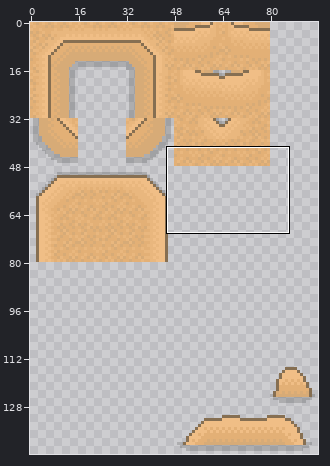
File history of a sprite sheet, graphics/structures/desert_structures.png. The picture above shows the old version from afar; the outline marks the close-up.
Close-up. The starting point:
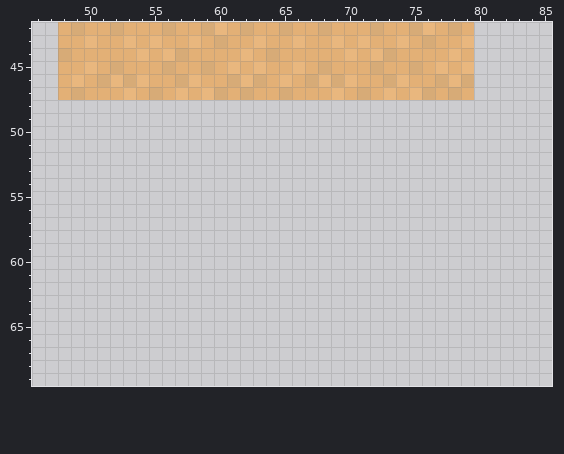
The file is 96x144 pixels. Shown: x 46..85, y 42..69.
Now the later version:
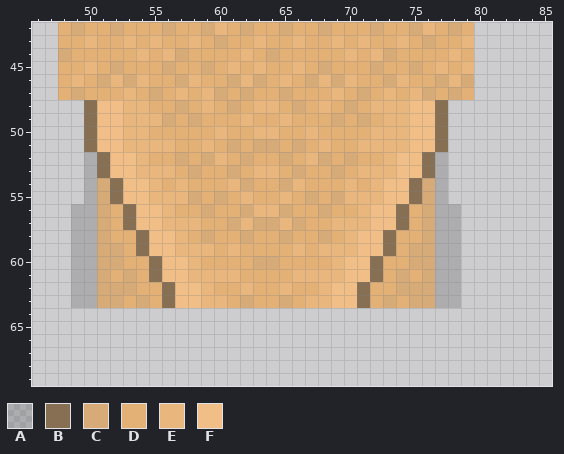
Palette (. is transparent): A #00030028  B #866f52  C #d7ab77  D #e3b076  E #e9b77e  F #f0be86
The commit says: Continue to work on forbidden desert art and map
Difference:
{"y":48,"x":50,"old":"............................","new":"BFFEEDDCDEDCDEEDCDEDCDEEEFFB"}
{"y":49,"x":50,"old":"............................","new":"BFFEEECDCDDDEDDEDDDCDCDEEFFB"}
{"y":50,"x":50,"old":"............................","new":"BFFEEDDDDDEDDEEDDEDDDDEEEFFB"}
{"y":51,"x":50,"old":"............................","new":"BFFEEEEDDEDCDCCDCDEDDEEEEFFB"}
{"y":52,"x":50,"old":"............................","new":"ABFFEDDCDCEDCDDCDECDCDDEFFBA"}
{"y":53,"x":50,"old":"............................","new":"ABFFEEEDCDDCDEEDCDDCDEEEFFBA"}
{"y":54,"x":50,"old":"............................","new":"ACBFFEDEDDDECDDCEDDDEDEFFBCA"}
{"y":55,"x":50,"old":"............................","new":"ACBFFEEECDCDEDDEDCDCEEEFFBCA"}
{"y":56,"x":49,"old":"..............................","new":"AACDBFFEDDCDDCEECDDCDDEFFBDCAA"}
{"y":57,"x":49,"old":"..............................","new":"AACDBFFEEEDDCECCECDDEEEFFBDCAA"}
{"y":58,"x":49,"old":"..............................","new":"AACDDBFFEDCDDCDDCDDCDEFFBDDCAA"}
{"y":59,"x":49,"old":"..............................","new":"AACCDBFFEEEDEDDDDEDEEEFFBDCCAA"}
{"y":60,"x":49,"old":"..............................","new":"AACCDDBFFEDDDDCCDDDDEFFBDDCCAA"}
{"y":61,"x":49,"old":"..............................","new":"AACDCDBFFEEEEDDDDEEEEFFBDCDCAA"}
{"y":62,"x":49,"old":"..............................","new":"AACCCDDBFFEDDEDDEDDEFFBDDCCCAA"}
{"y":63,"x":49,"old":"..............................","new":"AACCDCDBFFEEDCDDCDEEFFBDCDCCAA"}
{"label":"added","picture_box":[71,100,461,308]}
